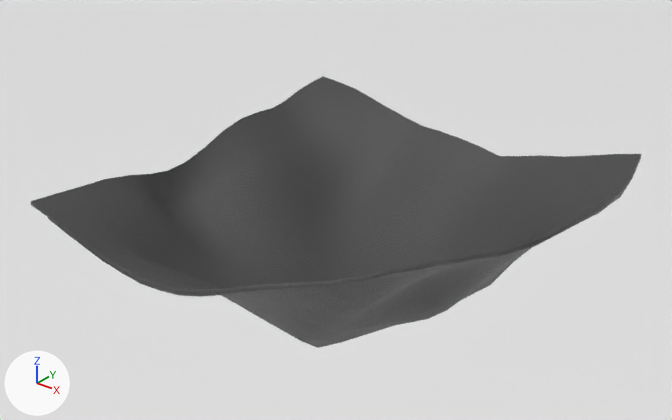
The glTF model assets/maps/level_3.glb, before and after one commit.
The view is the same before and after, from a 50 mm camera at (34.4, -42.5, 26.2) aimed at (-0.9, 1.7, -1.2). The lights are fixed; the arrows at lower left show +X, +Y and +Z. The picture after the commit comes second. Where no turn or scale is listed for an object, it has been applied to the vertices.

In view in the first picture: 'Deathbox', 'Floor'.
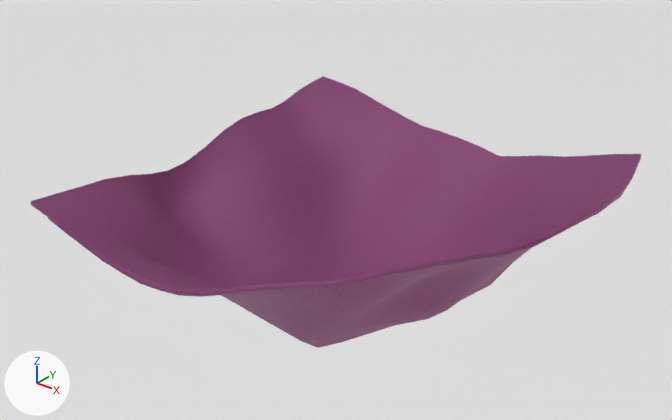
What differs and where, as boxes [x1, y1, x2, y2] in the pictures (672 x 420 px):
'Floor', recoloured (grey to purple): [31, 76, 641, 348] in both

The change, as a list of edits to the scene's bpy script:
```text
Change mat_plasticmoldabstract001_1k:
    where n0 = _N.new('ShaderNodeBsdfPrincipled'); n0.name = 'Principled BSDF'
    n0.inputs[0].default_value: (0.0734, 0.0734, 0.0734, 1.0) -> (0.231, 0.0489, 0.164, 1.0)  # 'Base Color', dark grey #4d4d4d -> 'Base Color', purple #843e71
```
